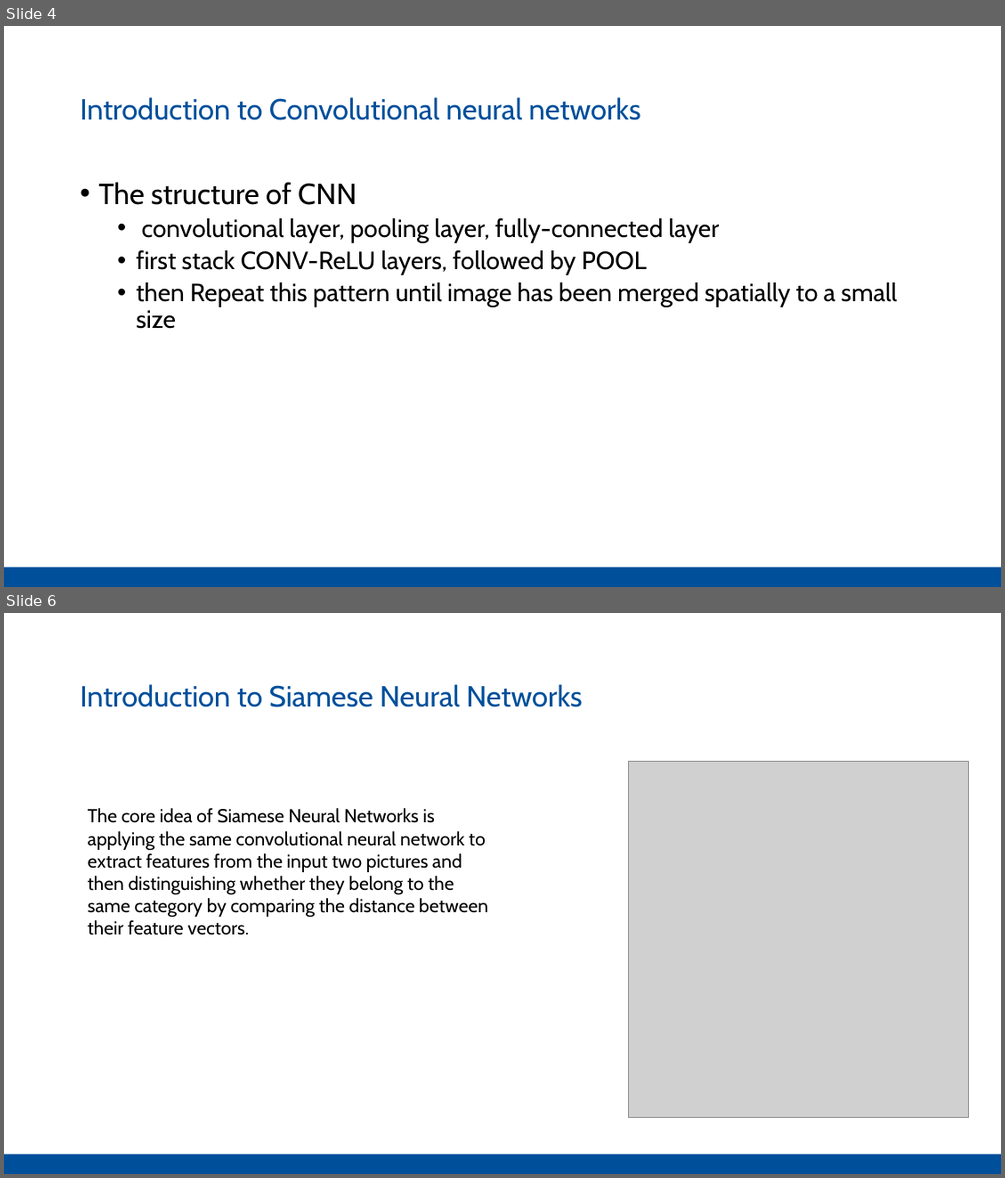
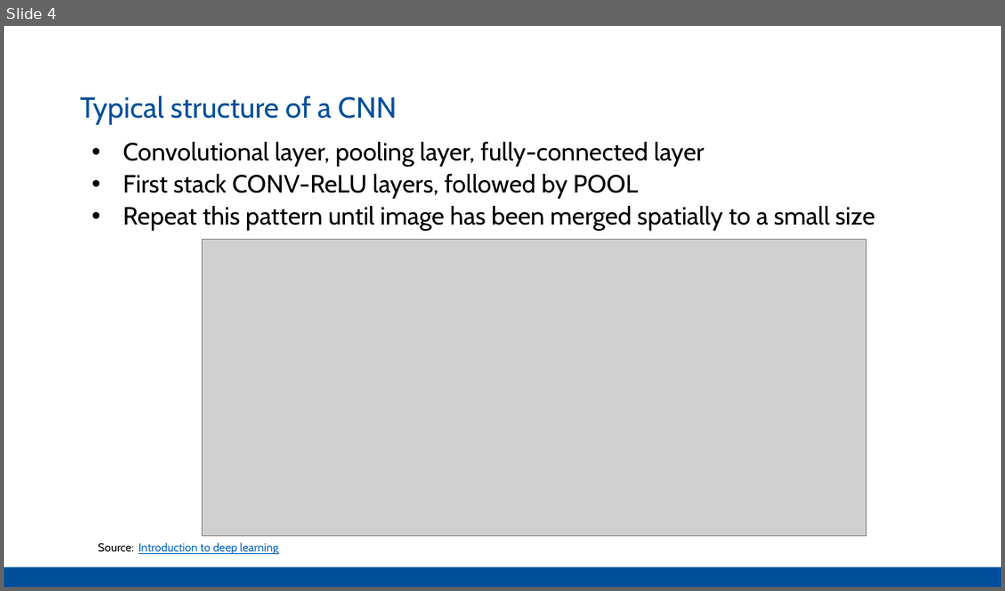
Before and after one commit to Pathi-rao/Image-Similarity-Estimation-using-Siamese-Neural-Networks, a slide deck: presentation.pptx. Shown one above the other, each under a label of ours: slides 4 and 6 before the commit, slide 4 after it; the slides between them are not shown. The pictures are 1005x1178 and 1005x591 pixels, drawn with LibreOffice and Linux fonts; fonts in the diff are those of the drawing; grey boxes stand for pictures. Boxes give left, top, right and bottom in pixels: in the first picture for what was removed or moved away, otherwise in the second. Text is boxed around its words. In the diff, an @@ line names an element or a change of style, - is before the commit and + after.

```diff
--- a/presentation.pptx
+++ b/presentation.pptx
@@ slide 6 removed at [4,613,1001,1174], background #FFFFFF; not listed: 1 template element that a slide beside it also shows @@
@@ text removed at [80,684,582,707] @@
-Introduction to Siamese Neural Networks
@@ picture removed at [629,762,968,1118] @@
@@ text removed at [88,808,488,935] @@
-The core idea of Siamese Neural Networks is applying the same convolutional neural network to extract features from the input two pictures and then distinguishing whether they belong to the same category by comparing the distance between their feature vectors.
@@ slide 4 changed as well @@
@@ text at [80,95,396,125]: text changed @@
-Introduction to Convolutional neural networks
+Typical structure of a CNN
@@ text at [123,142,875,231]: text changed @@
-• The structure of CNN
-  • convolutional layer, pooling layer, fully-connected layer
-  • first stack CONV-ReLU layers, followed by POOL
-  • then Repeat this pattern until image has been merged spatially to a small size
+• Convolutional layer, pooling layer, fully-connected layer
+• First stack CONV-ReLU layers, followed by POOL
+• Repeat this pattern until image has been merged spatially to a small size
@@ picture added at [202,239,866,535] @@
@@ text added at [98,542,278,555], 11 pt, text #0563C1, underline @@
+Source: Introduction to deep learning
```
Also in this commit, not shown: 2 other slides changed, 6 slides added, 5 other slides removed.
